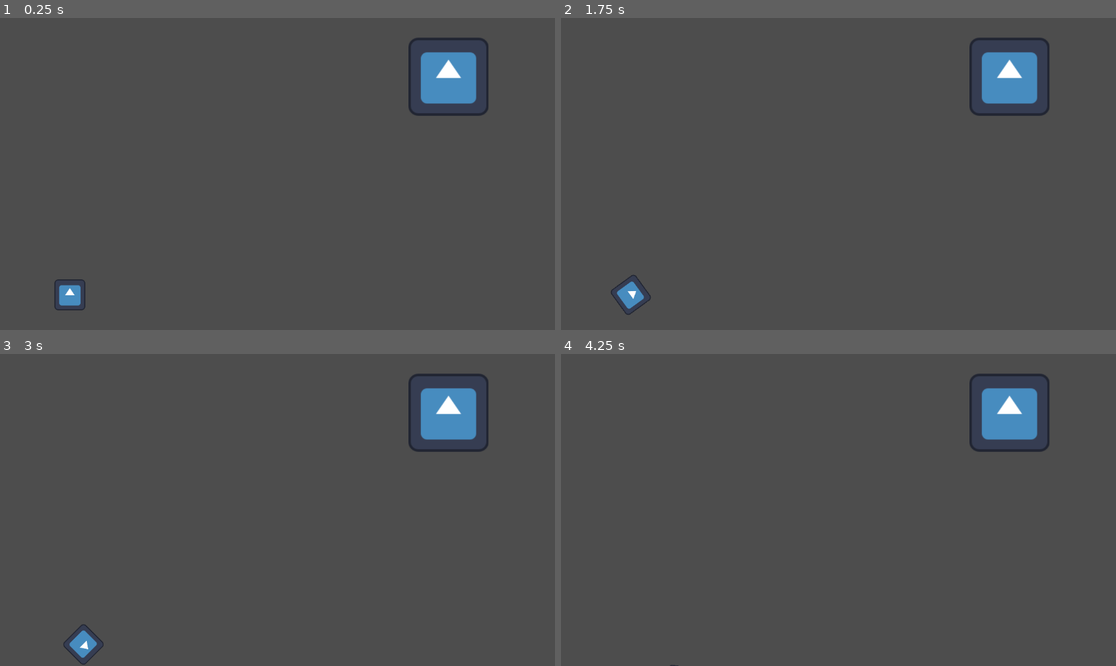
Above: before the commit, frames 1-4 (two rows, left to right).
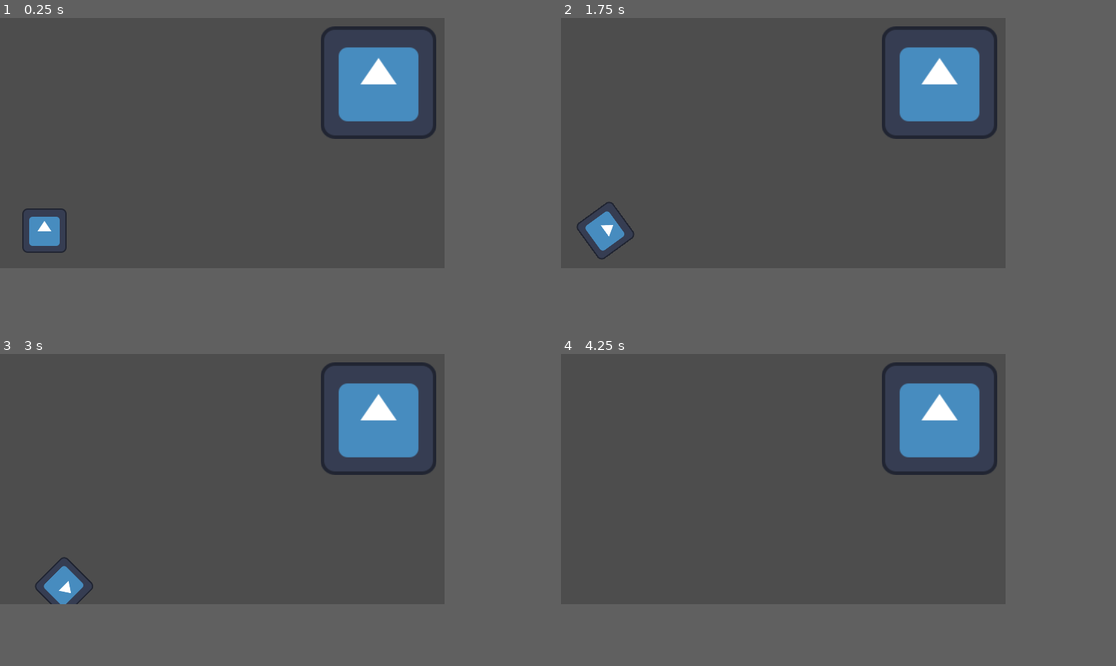
Above: after the commit, the same moments.

Repository: BoneBot/PirateJamSummer2025
Game: Godot game, scene res://game/demo.tscn
Two runs of this game, one before a commit and one after it. Both use one fixed random seed, a clock stepped at 60 frames per second and the inputs below. The project has no main scene, so this scene is started directly. The engine's default icon, where the game draws it, is replaced by a stand-in: a white triangle on a blue panel in a dark square.
Inputs:
- Up to frame 1 (0.25 s): no input
- Up to frame 2 (1.75 s): tap Enter at 0.5 s; hold Right (ui_right) 0.53-1.28 s; hold Left (ui_left) from 1.28 s (still down)
- Up to frame 3 (3 s): release Left (ui_left) at 2.03 s; hold Right (ui_right) 2.03-2.78 s; hold Up (ui_up) from 2.78 s (still down)
- Up to frame 4 (4.25 s): release Up (ui_up) at 3.53 s; hold Left (ui_left) from 3.53 s (still down)
In our replay, the window is 799x449 before the commit and 640x360 after it. These sizes can differ from the game's own. Grey fills any space a smaller window leaves; there, only what the larger window draws over its background counts as a difference.

The runs differ from the first frame. In frame 1, 7.2% of the frame differs, in the area x 4-88%, y 2-94%; in frame 2, 7.2%, in the area x 2-88%, y 2-96%; in frame 3, 7.2%; in frame 4, 6.2%.

Commit message:
Changed viewport size

Diff:
--- a/project/game/demo.tscn
+++ b/project/game/demo.tscn
@@ -15,7 +15,7 @@
 player = NodePath("DemoPlayer")
 
 [node name="DemoGoal" type="Area2D" parent="."]
-position = Vector2(931, 122)
+position = Vector2(545, 93)
 scale = Vector2(2.53272, 2.53272)
 metadata/_edit_group_ = true
 
@@ -30,7 +30,7 @@
 stream = ExtResource("3_hd0ch")
 
 [node name="DemoPlayer" type="CharacterBody2D" parent="."]
-position = Vector2(145, 575)
+position = Vector2(64, 306)
 scale = Vector2(0.5, 0.5)
 metadata/_edit_group_ = true
 
--- a/project/project.godot
+++ b/project/project.godot
@@ -13,3 +13,9 @@
 config/name="PirateJamSummer2025"
 config/features=PackedStringArray("4.3", "Forward Plus")
 config/icon="res://art/icon.svg"
+
+[display]
+
+window/size/viewport_width=640
+window/size/viewport_height=360
+window/stretch/mode="viewport"
